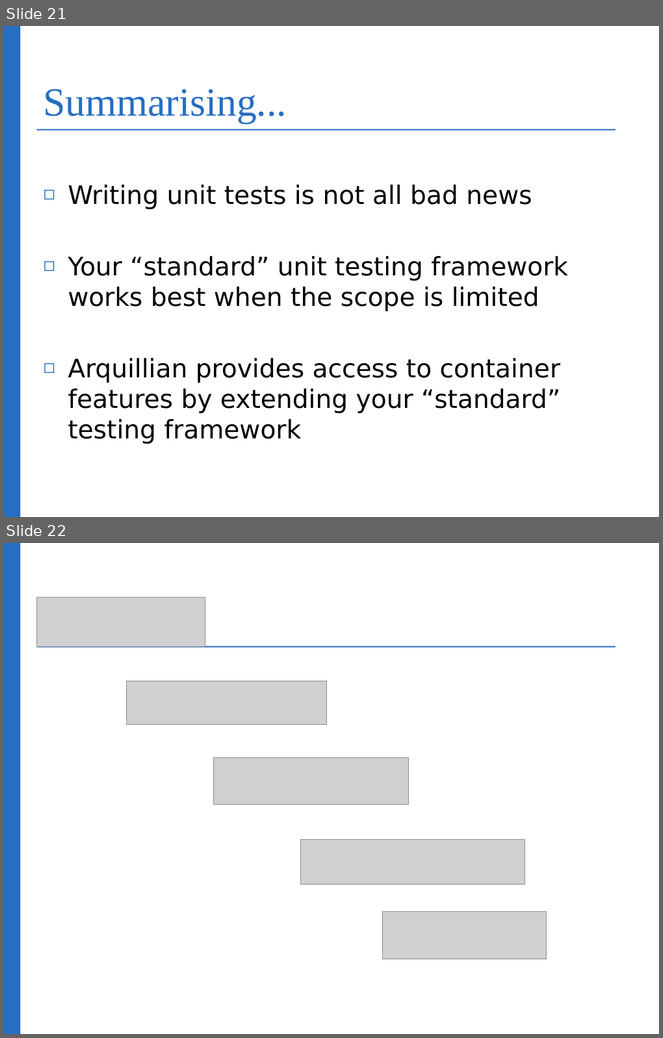
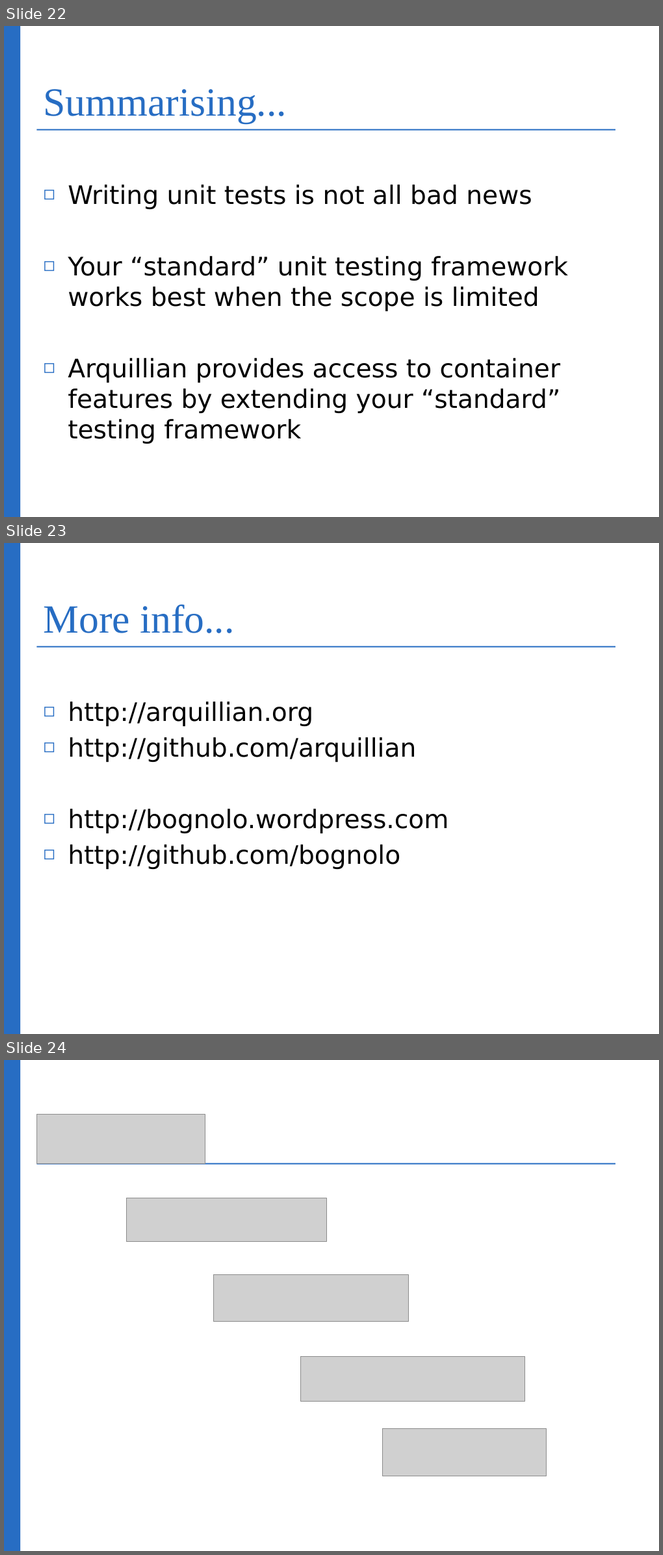
Before and after one commit to bognolo/workspace-arquillian-talk, a slide deck: IntroductionToArquillian.odp. Shown one above the other, each under a label of ours: slides 21 and 22 before the commit, slides 22, 23 and 24 after it. The pictures are 663x1038 and 663x1555 pixels, drawn with LibreOffice and Linux fonts; fonts in the diff are those of the drawing; grey boxes stand for pictures; background and template pictures are left out. Boxes give left, top, right and bottom in pixels: in the first picture for what was removed or moved away, otherwise in the second. Text is boxed around its words. In the diff, an @@ line names an element or a change of style, - is before the commit and + after.

Commit message:
Added "cheer squad" and "more info" slides

```diff
--- a/IntroductionToArquillian.odp
+++ b/IntroductionToArquillian.odp
@@ slide 23 added at (4, 543, 659, 1034), background #FFFFFF; not listed: 4 template elements that a slide beside it also shows @@
@@ title added at (43, 604, 234, 633), 44 pt, text #276DC3 @@
+More info...
@@ text added at (68, 702, 449, 869), 28 pt, text #000000 @@
+◻ http://arquillian.org
+◻ http://github.com/arquillian
+◻ http://bognolo.wordpress.com
+◻ http://github.com/bognolo
@@ what was slide 21 is now slide 22 @@
@@ what was slide 22 is now slide 24 @@
```
Also in this commit, not shown: 2 slides changed, 1 other slide added.
